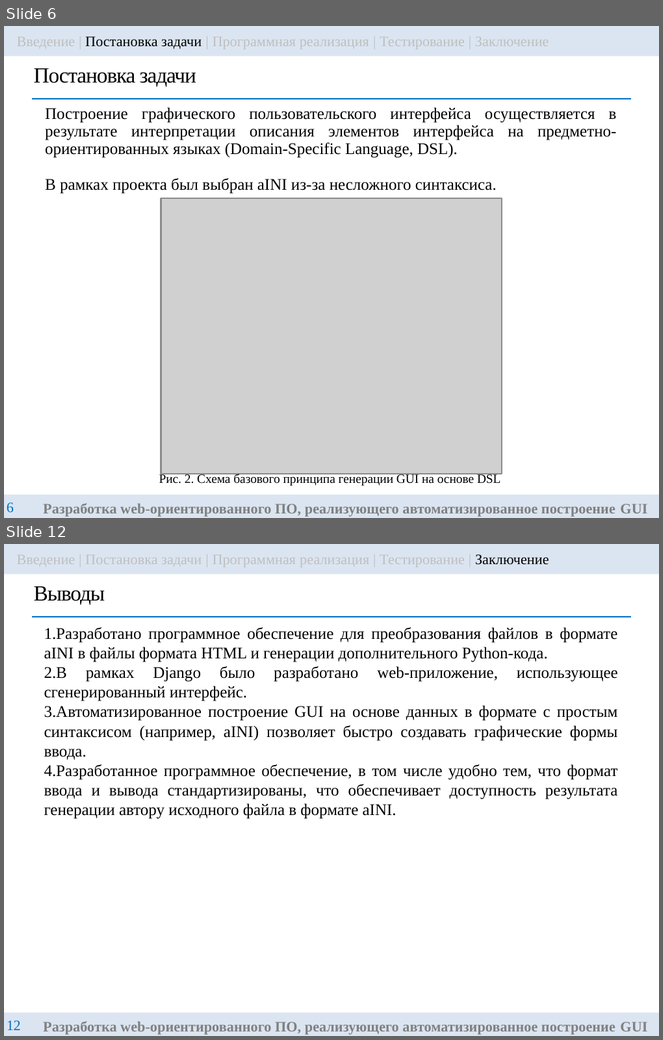
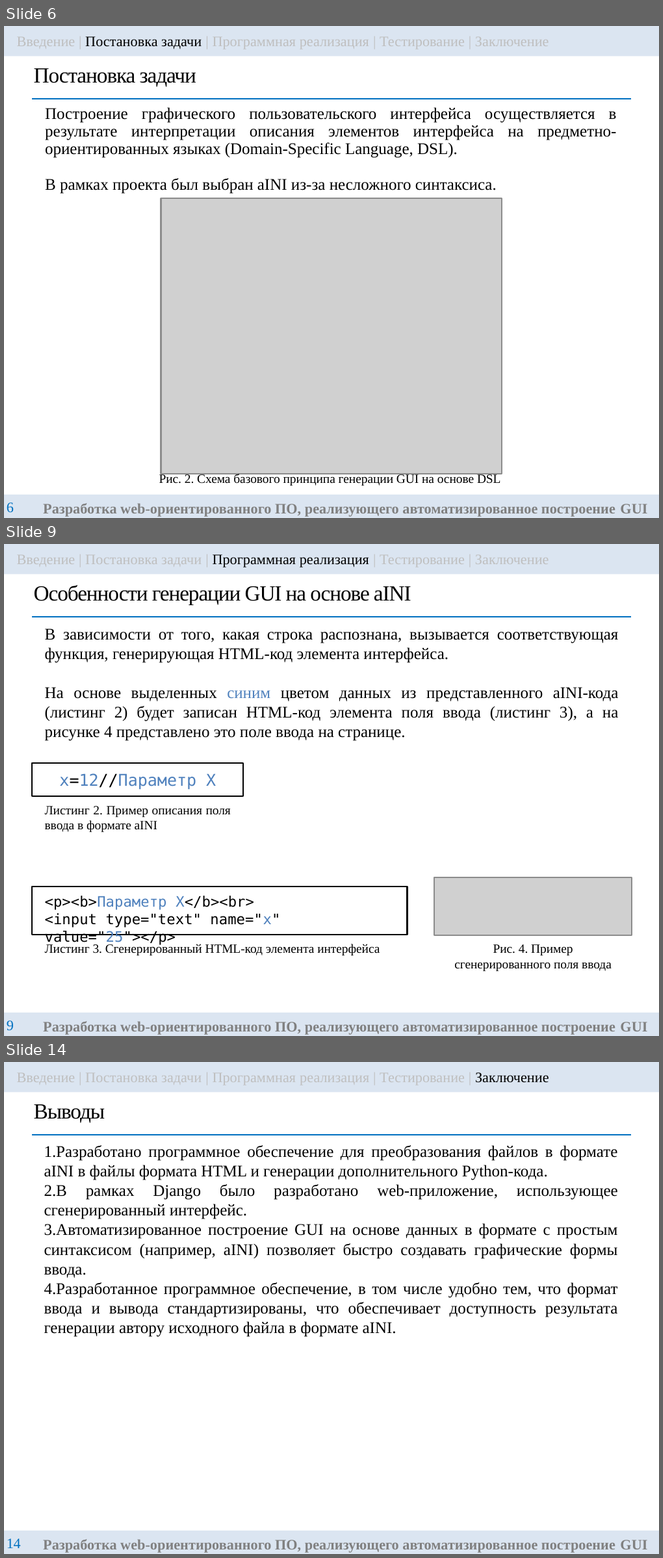
Before and after one commit to ITesserakt/Kodept, a slide deck: 04 - ВКРы/2022-2023 - Разр.библ.функций на языке Python автомат.построения GUI/rndhpc_vkr_pres_gui_2023_83_VasilyanA.pptx. Shown one above the other, each under a label of ours: slides 6 and 12 before the commit, slides 6, 9 and 14 after it; the slides between them are not shown. The pictures are 663x1040 and 663x1558 pixels, drawn with LibreOffice and Linux fonts; fonts in the diff are those of the drawing; grey boxes stand for pictures. Boxes give left, top, right and bottom in pixels: in the first picture for what was removed or moved away, otherwise in the second. Text is boxed around its words. In the diff, an @@ line names an element or a change of style, - is before the commit and + after.

```diff
--- a/04 - ВКРы/2022-2023 - Разр.библ.функций на языке Python автомат.построения GUI/rndhpc_vkr_pres_gui_2023_83_VasilyanA.pptx
+++ b/04 - ВКРы/2022-2023 - Разр.библ.функций на языке Python автомат.построения GUI/rndhpc_vkr_pres_gui_2023_83_VasilyanA.pptx
@@ slide 9 added at <box>4,544,659,1036</box>, background #FFFFFF @@
@@ rectangle added at <box>4,544,659,575</box>, fill #4F81BD at 20% opacity, 8 pt, text #BFBFBF @@
+Введение | Постановка задачи | Программная реализация | Тестирование | Заключение
@@ text added at <box>34,585,412,605</box>, 12 pt, text #000000 @@
+Особенности генерации GUI на основе aINI
@@ line added from (33, 617) to (632, 617), #0070C0 0.75 pt @@
@@ text added at <box>45,628,619,741</box>, 9 pt, text #000000 @@
+В зависимости от того, какая строка распознана, вызывается соответствующая функция, генерирующая HTML-код элемента интерфейса.
+На основе выделенных синим цветом данных из представленного aINI-кода (листинг 2) будет записан HTML-код элемента поля ввода (листинг 3), а на рисунке 4 представлено это поле ввода на странице.
@@ rectangle added at <box>33,764,244,796</box>, fill #FFFFFF, outline #000000 0.75 pt, 9 pt, text #4F81BD @@
+x=12//Параметр X
@@ text added at <box>45,806,231,832</box>, 7 pt, text #000000 @@
+Листинг 2. Пример описания поля ввода в формате aINI
@@ rectangle added at <box>33,886,408,934</box>, fill #FFFFFF, outline #000000 0.75 pt, 8 pt, text #000000 @@
+<p><b>Параметр X</b><br>
+<input type="text" name="x" value="25"></p>
@@ picture added at <box>434,878,632,935</box> @@
@@ text added at <box>45,943,380,955</box>, 7 pt, text #000000 @@
+Листинг 3. Сгенерированный HTML-код элемента интерфейса
@@ text added at <box>454,944,612,971</box>, 7 pt, text #000000 @@
+Рис. 4. Пример сгенерированного поля ввода
@@ rectangle added at <box>4,1012,659,1036</box>, fill #4F81BD at 20% opacity, 8 pt, text #808080, bold @@
+Разработка web-ориентированного ПО, реализующего автоматизированное построение GUI
@@ page number added at <box>7,1020,14,1031</box>, 8 pt, text #0070C0 @@
+9
@@ what was slide 12 is now slide 14 @@
@@ page number at <box>7,1538,21,1548</box>: text changed @@
-12
+14
```
Also in this commit, not shown: 8 slides changed, 1 other slide added, 4 other files.
